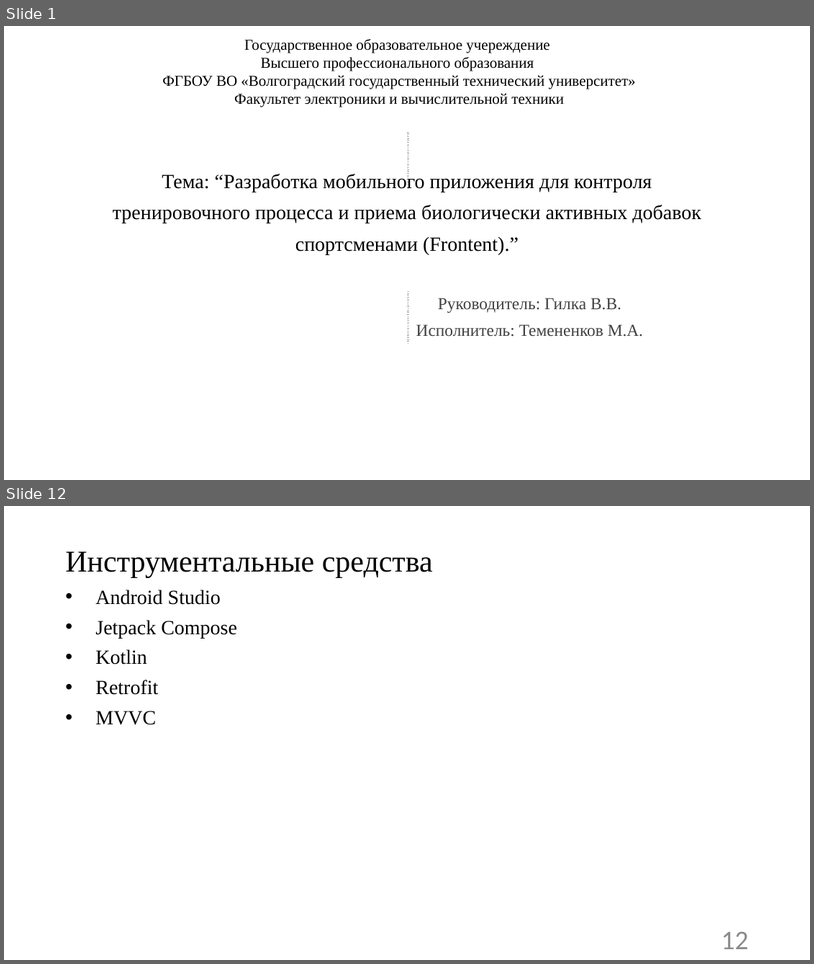
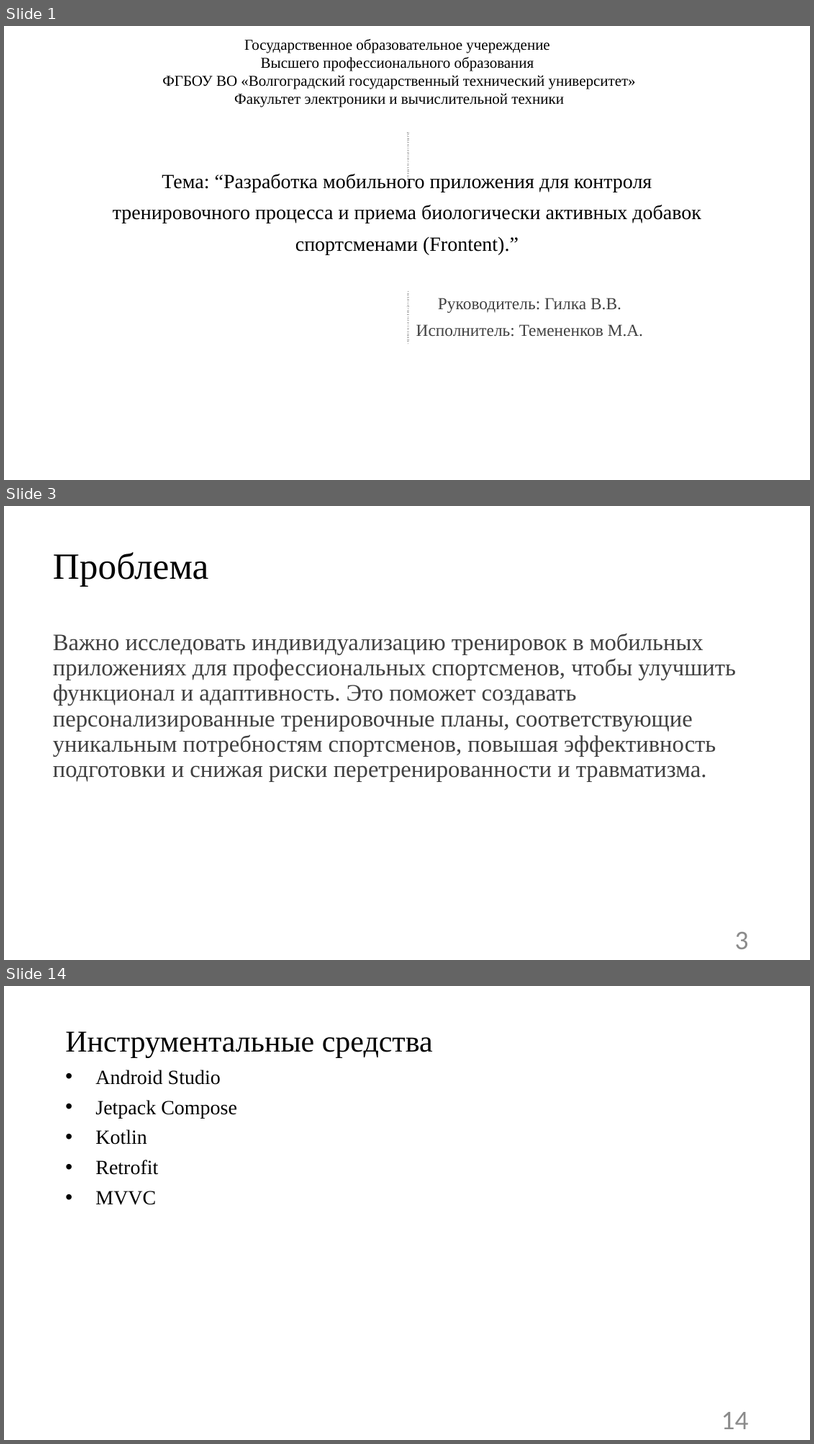
Before and after one commit to vadimgilka/SportApp, a slide deck: Documentation/Documentation Frontend/предзащита.pptx. Shown one above the other, each under a label of ours: slides 1 and 12 before the commit, slides 1, 3 and 14 after it; the slides between them are not shown. The pictures are 814x964 and 814x1444 pixels, drawn with LibreOffice and Linux fonts; fonts in the diff are those of the drawing. Boxes give left, top, right and bottom in pixels: in the first picture for what was removed or moved away, otherwise in the second. Text is boxed around its words. In the diff, an @@ line names an element or a change of style, - is before the commit and + after.

```diff
--- a/Documentation/Documentation Frontend/предзащита.pptx
+++ b/Documentation/Documentation Frontend/предзащита.pptx
@@ slide 3 added at [4, 506, 810, 960], background #FFFFFF @@
@@ title added at [53, 552, 208, 587], 44 pt, text #000000 @@
+Проблема
@@ text added at [53, 633, 736, 781], 28 pt, text #404040 @@
+Важно исследовать индивидуализацию тренировок в мобильных приложениях для профессиональных спортсменов, чтобы улучшить функционал и адаптивность. Это поможет создавать персонализированные тренировочные планы, соответствующие уникальным потребностям спортсменов, повышая эффективность подготовки и снижая риски перетренированности и травматизма.
@@ page number added at [736, 932, 749, 949], 32 pt, text #8C8C8C @@
+3
@@ what was slide 12 is now slide 14 @@
@@ page number at [722, 1412, 749, 1429]: text changed @@
-12
+14
```
Also in this commit, not shown: 7 slides changed, 6 other slides added, 5 slides removed, 8 other files.
